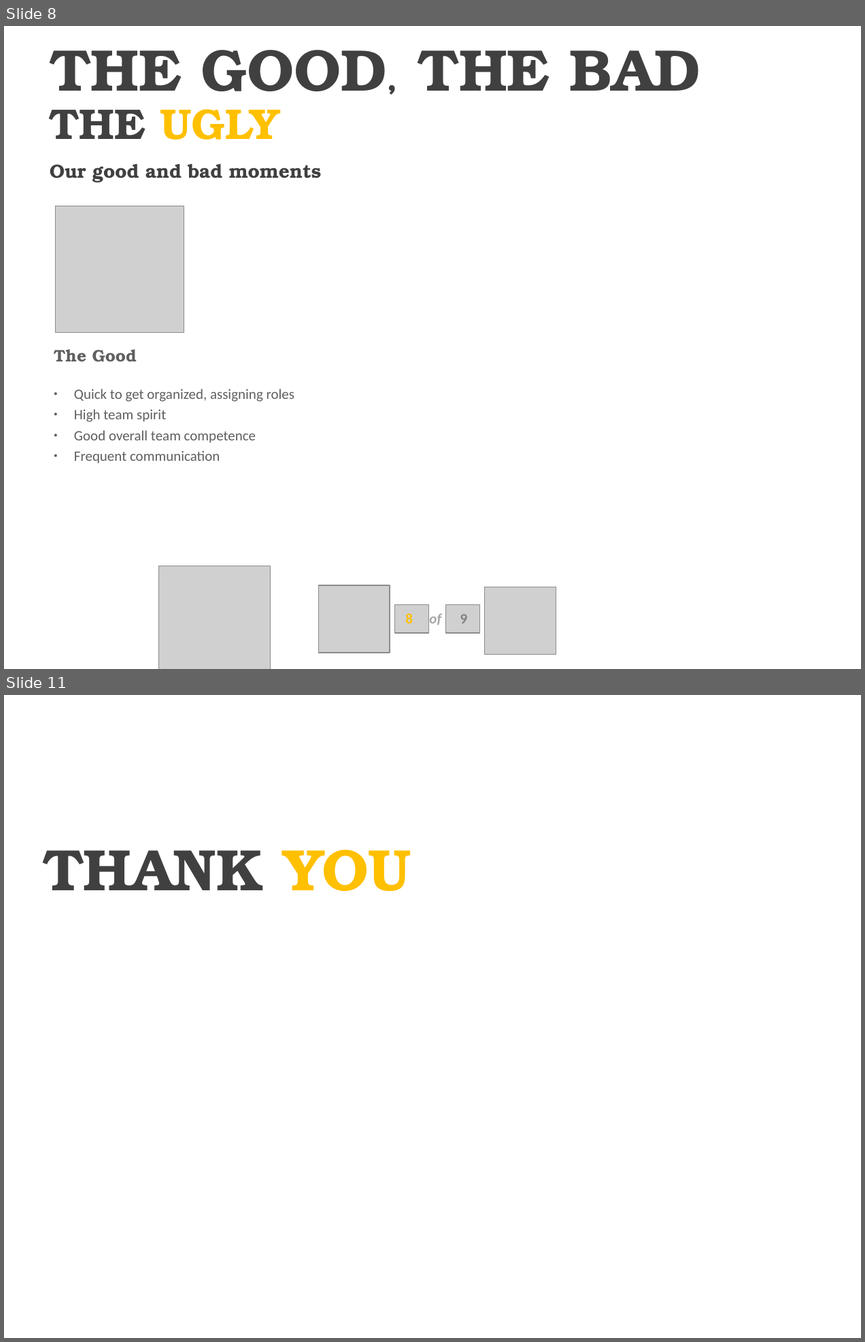
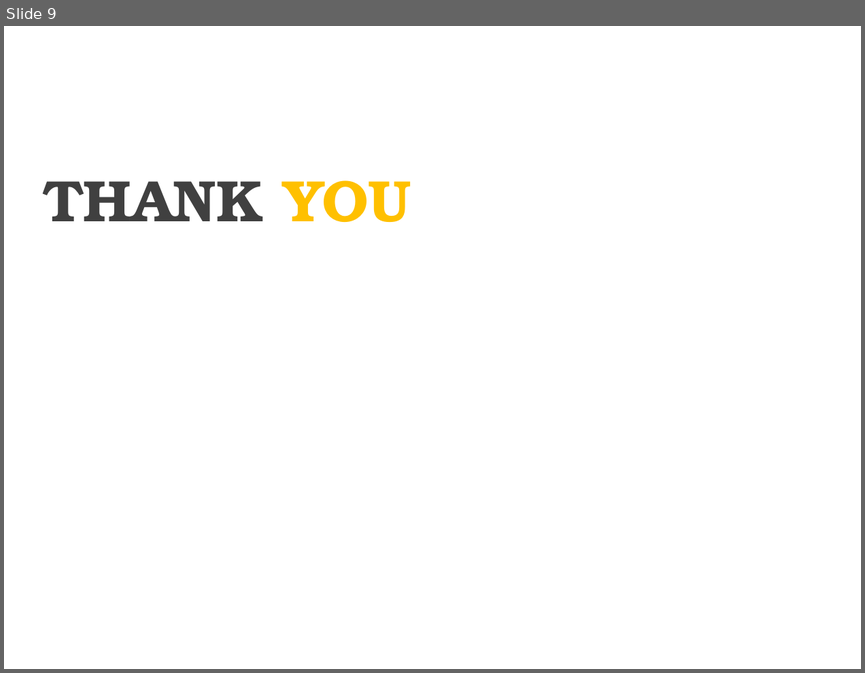
Before and after one commit to luringens/DoodleChess, a slide deck: docs/presentation/Presentasjon oblig3.pptx. Shown one above the other, each under a label of ours: slides 8 and 11 before the commit, slide 9 after it; the slides between them are not shown. The pictures are 865x1342 and 865x673 pixels, drawn with LibreOffice and Linux fonts; fonts in the diff are those of the drawing; grey boxes stand for pictures; background and template pictures are left out. Boxes give left, top, right and bottom in pixels: in the first picture for what was removed or moved away, otherwise in the second. Text is boxed around its words. In the diff, an @@ line names an element or a change of style, - is before the commit and + after.

```diff
--- a/docs/presentation/Presentasjon oblig3.pptx
+++ b/docs/presentation/Presentasjon oblig3.pptx
@@ slide 8 removed at <box>4,26,861,669</box>, background picture (left out) @@
@@ text removed at <box>50,50,700,91</box> @@
-THE GOOD, THE BAD
@@ text removed at <box>50,109,280,140</box> @@
-THE UGLY
@@ text removed at <box>50,163,322,182</box> @@
-Our good and bad moments
@@ picture removed at <box>56,206,184,333</box> @@
@@ text removed at <box>54,349,137,362</box> @@
-The Good
@@ text removed at <box>74,388,294,463</box> @@
-● Quick to get organized, assigning roles
-● High team spirit
-● Good overall team competence
-● Frequent communication
@@ picture removed at <box>158,566,271,669</box> @@
@@ picture removed at <box>318,585,390,652</box> @@
@@ picture removed at <box>485,586,555,654</box> @@
@@ picture removed at <box>395,604,429,633</box> @@
@@ text removed at <box>405,613,413,623</box> @@
-8
@@ text removed at <box>429,613,441,624</box> @@
-of
@@ picture removed at <box>446,604,481,633</box> @@
@@ text removed at <box>460,614,468,623</box> @@
-9
@@ what was slide 11 is now slide 9 @@
```
Also in this commit, not shown: 5 slides changed, 1 other slide removed.
